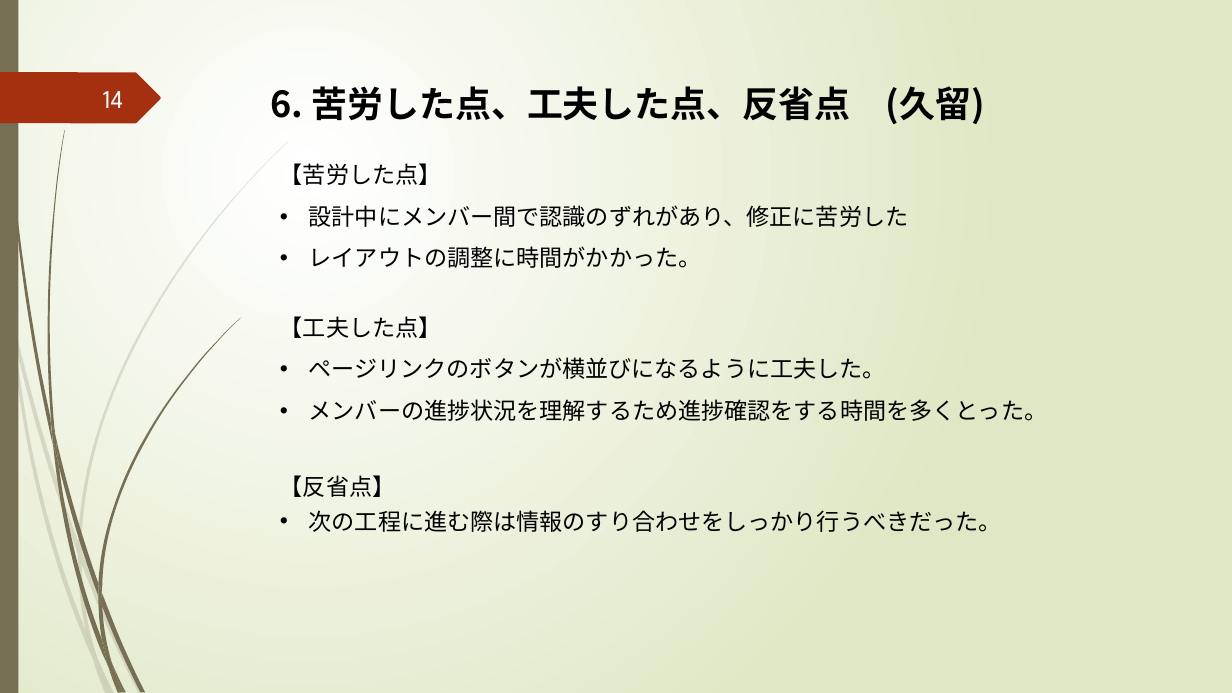
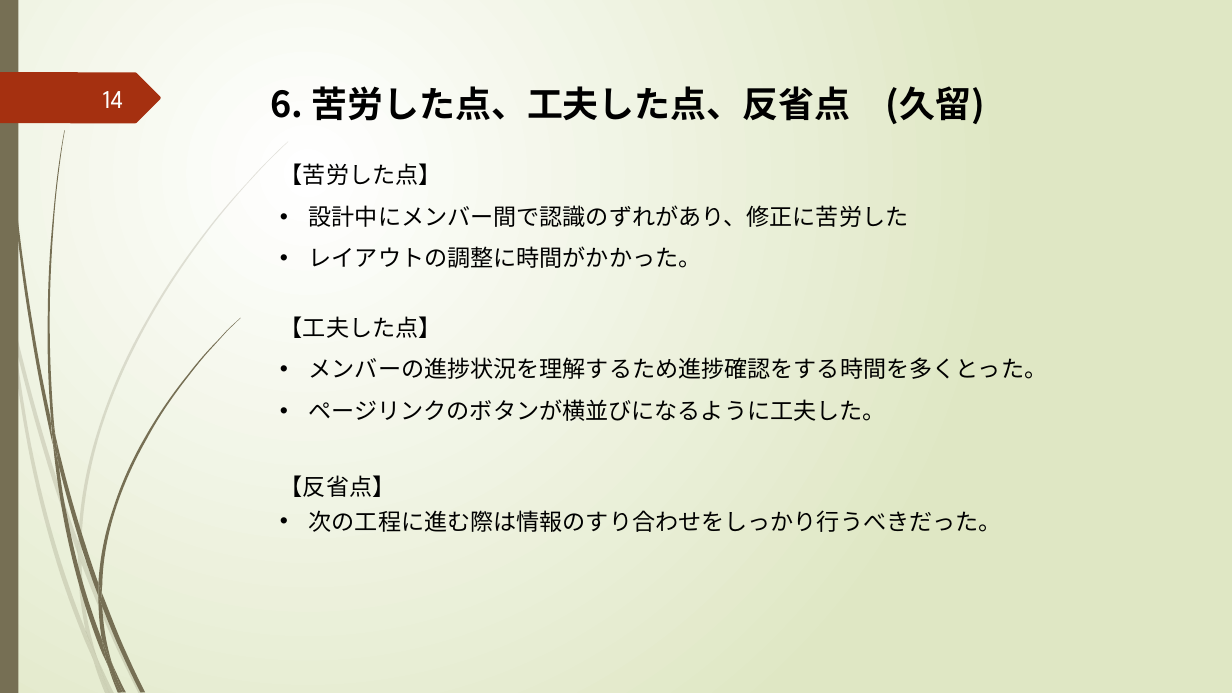
Before and after one commit to k-kuru/team_develop, a slide deck: slide 14 of 05_チーム開発演習_発表会資料/05_チーム開発演習_発表会資料_チーム3.pptx. Drawn at 1232x693 pixels with LibreOffice and Linux fonts; fonts in the diff are those of the drawing. Boxes give left, top, right and bottom in pixels: in the first picture for what was removed or moved away, otherwise in the second. Text is boxed around its words. In the diff, an @@ line names an element or a change of style, - is before the commit and + after.

```diff
--- a/05_チーム開発演習_発表会資料/05_チーム開発演習_発表会資料_チーム3.pptx
+++ b/05_チーム開発演習_発表会資料/05_チーム開発演習_発表会資料_チーム3.pptx
@@ text at (309, 357, 1047, 379): paragraph added @@
+• メンバーの進捗状況を理解するため進捗確認をする時間を多くとった。
@@ text at (309, 399, 1047, 421): paragraph removed @@
-• メンバーの進捗状況を理解するため進捗確認をする時間を多くとった。
```
Also in this commit, not shown: 4 other slides changed.
